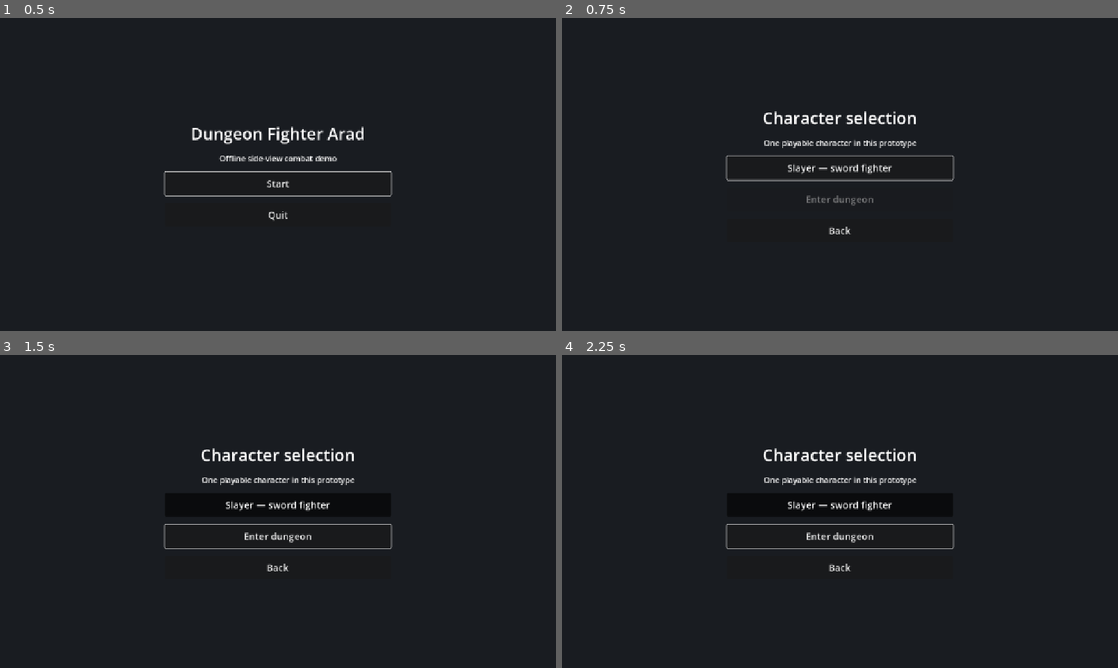
Above: before the commit, frames 1-4 (two rows, left to right).
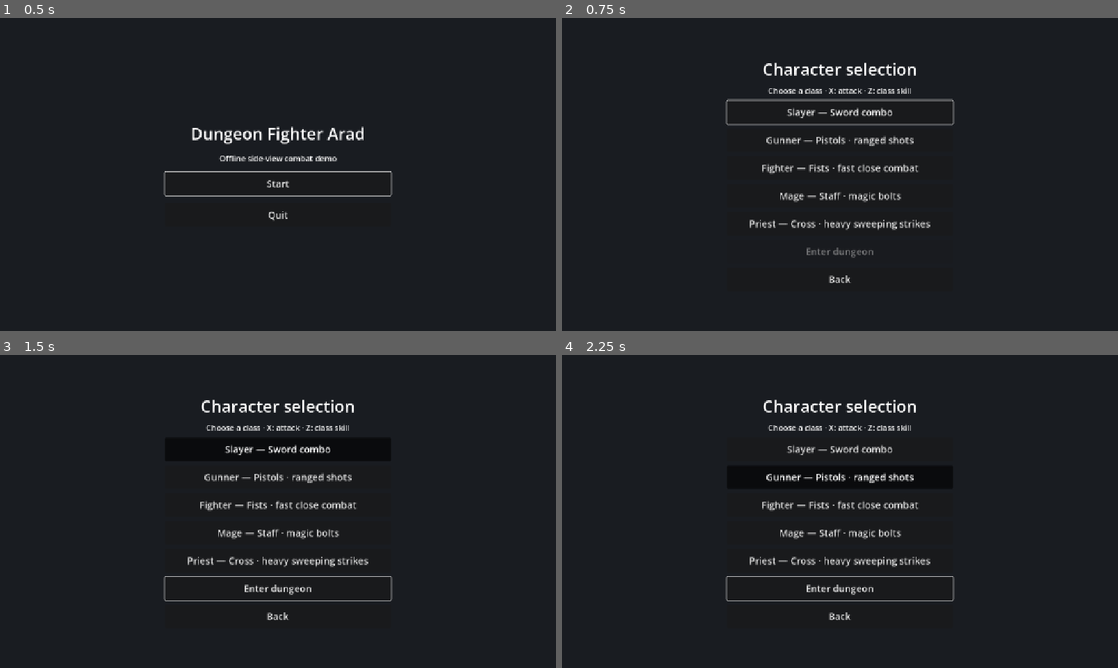
Above: after the commit, the same moments.

Repository: le0u0/DFA
Game: Godot game, scene res://scenes/main.tscn
The game is run twice, just before and just after one commit, with the same random seed, the same clock (stepped at 60 frames per second) and the same inputs.
Inputs (mouse positions are in pixels of both pictures, inside the frame that each line leads up to):
- Up to frame 1 (0.5 s): no input
- Up to frame 2 (0.75 s): click "Start" at 0.5 s
- Up to frame 3 (1.5 s): click "Slayer — sword fighter" (after the commit: "Slayer — Sword combo") at 1.25 s
- Up to frame 4 (2.25 s): click (840, 477) at 2 s, where only the run after the commit has a clickable "Gunner — Pistols · ranged sho…"

Frame 1 is identical in both runs. In frame 2, 4.7% of the frame differs, in the area x 29-71%, y 14-85%; in frame 3, 4.1%; in frame 4, 4.1%.

Commit message:
feat: add five playable base classes

Diff:
--- a/game/app.gd
+++ b/game/app.gd
@@ -7,7 +7,9 @@
 var health_label: Label
 var stats_label: Label
 var pause_panel: Control
+const CHARACTERS = [preload("res://game/characters/slayer.tres"), preload("res://game/characters/gunner.tres"), preload("res://game/characters/fighter.tres"), preload("res://game/characters/mage.tres"), preload("res://game/characters/priest.tres")]
 var selected := false
+var selected_character: DemoCharacter
 
 func _ready() -> void:
 	process_mode = Node.PROCESS_MODE_ALWAYS
@@ -87,19 +89,28 @@
 	_clear_arena()
 	screen = "selection"
 	selected = false
-	var box := _menu("Character selection", "One playable character in this prototype")
-	var fighter := _button(box, "Slayer — sword fighter", "SlayerButton", func() -> void: pass)
-	fighter.toggle_mode = true
+	selected_character = null
+	var box := _menu("Character selection", "Choose a class · X: attack · Z: class skill")
+	box.add_theme_constant_override("separation", 10)
+	var group := ButtonGroup.new()
+	var cards: Array[Button] = []
+	for definition: DemoCharacter in CHARACTERS:
+		var card := _button(box, definition.display_name + " — " + definition.description, definition.display_name + "Button", func() -> void: pass)
+		card.toggle_mode = true
+		card.button_group = group
+		cards.append(card)
 	var enter := _button(box, "Enter dungeon", "EnterButton", start_dungeon)
 	enter.disabled = true
-	fighter.pressed.connect(func() -> void:
-		selected = fighter.button_pressed
-		enter.disabled = not selected
-		if selected:
-			enter.grab_focus()
-	)
+	for index in range(cards.size()):
+		cards[index].pressed.connect(_select_character.bind(CHARACTERS[index], enter))
 	_button(box, "Back", "BackButton", show_main)
-	fighter.grab_focus()
+	cards[0].grab_focus()
+
+func _select_character(definition: DemoCharacter, enter: Button) -> void:
+	selected_character = definition
+	selected = true
+	enter.disabled = false
+	enter.grab_focus()
 
 func start_dungeon() -> void:
 	if not selected:
@@ -109,6 +120,7 @@
 	screen = "arena"
 	arena = Arena.new()
 	arena.name = "Dungeon"
+	arena.character = selected_character
 	arena.stats_changed.connect(_update_hud)
 	arena.player_defeated.connect(_on_defeated)
 	_build_hud()
@@ -146,12 +158,12 @@
 	controls.offset_left = 40
 	controls.offset_top = -56
 	controls.offset_right = -20
-	controls.text = "Arrows: move / double-tap: run   X: attack   Z: launcher   C: jump   Space: dodge"
+	controls.text = "Arrows: move / double-tap: run   X: attack   Z: %s   C: jump   Space: dodge" % selected_character.heavy_name
 	controls.add_theme_font_size_override("font_size", 18)
 	ui.add_child(controls)
 
 func _update_hud(health: int, hits: int, damage: int) -> void:
-	health_label.text = "Slayer HP: %d / 100     Goblin HP: ∞" % health
+	health_label.text = "%s HP: %d / 100     Goblin HP: ∞" % [selected_character.display_name, health]
 	stats_label.text = "Hits: %d     Total damage: %d" % [hits, damage]
 
 func pause_game() -> void:
--- a/game/arena.gd
+++ b/game/arena.gd
@@ -4,6 +4,8 @@
 signal stats_changed(health: int, hits: int, damage: int)
 signal player_defeated
 const Fighter := preload("res://game/fighter.gd")
+const Projectile := preload("res://game/projectile.gd")
+@export var character: DemoCharacter = preload("res://game/characters/slayer.tres")
 var player: DemoFighter
 var goblin: DemoFighter
 var hits := 0
@@ -16,6 +18,7 @@
 	player = Fighter.new()
 	player.name = "Player"
 	player.is_player = true
+	player.character = character
 	player.position = Vector2(400, 430)
 	add_child(player)
 	goblin = Fighter.new()
@@ -38,13 +41,38 @@
 
 func _on_strike(attacker: DemoFighter, damage: int, reach: float, launch: float) -> void:
 	var victim := goblin if attacker == player else player
+	var radial := attacker == player and attacker.attack_kind == &"heavy" and character.radial_heavy
+	if attacker == player and character.projectile_speed > 0 and not radial:
+		var shot := Projectile.new()
+		shot.name = "Projectile"
+		shot.add_to_group("player_projectiles")
+		shot.position = attacker.position + Vector2(attacker.facing * 18, 0)
+		shot.height = attacker.jump_height + 40
+		shot.direction = attacker.facing
+		shot.speed = character.projectile_speed
+		shot.remaining = reach
+		shot.damage = damage
+		shot.launch = launch
+		shot.tint = character.tint
+		shot.victim = victim
+		# Aim at a short target's body only when it occupies the firing lane.
+		var distance := (victim.position.x - shot.position.x) * shot.direction
+		if distance > 0 and absf(victim.position.y - shot.position.y) <= 34:
+			shot.vertical_speed = (victim.jump_height + 25 - shot.height) * shot.speed / maxf(40, distance)
+		shot.hit.connect(func(amount: int, direction: float, lift: float) -> void: _record_hit(victim, amount, direction, lift, true))
+		add_child(shot)
+		return
 	var offset := victim.position - attacker.position
 	var height_range := 125.0 if attacker.attack_kind == &"air" else 90.0
-	if offset.x * attacker.facing < -12 or offset.x * attacker.facing > reach or absf(offset.y) > 34 or absf(victim.jump_height - attacker.jump_height) > height_range:
+	var horizontal_hit := absf(offset.x) <= reach if radial else offset.x * attacker.facing >= -12 and offset.x * attacker.facing <= reach
+	if not horizontal_hit or absf(offset.y) > 34 or absf(victim.jump_height - attacker.jump_height) > height_range:
 		return
-	if not victim.take_hit(damage, attacker.facing, launch):
+	_record_hit(victim, damage, attacker.facing, launch, attacker == player)
+
+func _record_hit(victim: DemoFighter, damage: int, direction: float, launch: float, from_player: bool) -> void:
+	if not victim.take_hit(damage, direction, launch):
 		return
-	if attacker == player:
+	if from_player:
 		hits += 1
 		total_damage += damage
 	popups.append({"position": victim.position - Vector2(0, victim.jump_height + 75), "damage": damage, "life": 0.65, "player": victim == player})
--- /dev/null
+++ b/game/characters/character.gd
@@ -0,0 +1,19 @@
+extends Resource
+class_name DemoCharacter
+
+@export var display_name := "Slayer"
+@export var description := "Sword combo"
+@export var weapon := "sword"
+@export var tint := Color(0.38, 0.65, 0.95)
+@export var damage := 16
+@export var finisher_damage := 24
+@export var reach := 105.0
+@export var attack_duration := 0.28
+@export var heavy_name := "Upward Slash"
+@export var heavy_damage := 35
+@export var heavy_reach := 145.0
+@export var heavy_duration := 0.45
+@export var heavy_cooldown := 1.1
+@export var launch := 340.0
+@export var projectile_speed := 0.0
+@export var radial_heavy := false
--- /dev/null
+++ b/game/characters/fighter.tres
@@ -0,0 +1,20 @@
+[gd_resource type="Resource" script_class="DemoCharacter" load_steps=2 format=3]
+
+[ext_resource type="Script" path="res://game/characters/character.gd" id="1"]
+
+[resource]
+script = ExtResource("1")
+display_name = "Fighter"
+description = "Fists · fast close combat"
+weapon = "fists"
+tint = Color(0.95, 0.45, 0.35, 1)
+damage = 12
+finisher_damage = 18
+reach = 75.0
+attack_duration = 0.2
+heavy_name = "Uppercut"
+heavy_damage = 28
+heavy_reach = 95.0
+heavy_duration = 0.36
+heavy_cooldown = 0.9
+launch = 400.0
--- /dev/null
+++ b/game/characters/gunner.tres
@@ -0,0 +1,18 @@
+[gd_resource type="Resource" script_class="DemoCharacter" load_steps=2 format=3]
+
+[ext_resource type="Script" path="res://game/characters/character.gd" id="1"]
+
+[resource]
+script = ExtResource("1")
+display_name = "Gunner"
+description = "Pistols · ranged shots"
+weapon = "gun"
+tint = Color(0.95, 0.72, 0.3, 1)
+damage = 14
+finisher_damage = 22
+reach = 700.0
+attack_duration = 0.25
+heavy_name = "Rising Shot"
+heavy_reach = 900.0
+heavy_duration = 0.4
+projectile_speed = 850.0
--- /dev/null
+++ b/game/characters/mage.tres
@@ -0,0 +1,22 @@
+[gd_resource type="Resource" script_class="DemoCharacter" load_steps=2 format=3]
+
+[ext_resource type="Script" path="res://game/characters/character.gd" id="1"]
+
+[resource]
+script = ExtResource("1")
+display_name = "Mage"
+description = "Staff · magic bolts"
+weapon = "staff"
+tint = Color(0.75, 0.5, 0.95, 1)
+damage = 18
+finisher_damage = 26
+reach = 600.0
+attack_duration = 0.34
+heavy_name = "Flame Burst"
+heavy_damage = 40
+heavy_reach = 160.0
+heavy_duration = 0.55
+heavy_cooldown = 1.6
+launch = 230.0
+projectile_speed = 470.0
+radial_heavy = true
--- /dev/null
+++ b/game/characters/priest.tres
@@ -0,0 +1,21 @@
+[gd_resource type="Resource" script_class="DemoCharacter" load_steps=2 format=3]
+
+[ext_resource type="Script" path="res://game/characters/character.gd" id="1"]
+
+[resource]
+script = ExtResource("1")
+display_name = "Priest"
+description = "Cross · heavy sweeping strikes"
+weapon = "cross"
+tint = Color(0.95, 0.88, 0.63, 1)
+damage = 24
+finisher_damage = 32
+reach = 145.0
+attack_duration = 0.4
+heavy_name = "Smite"
+heavy_damage = 50
+heavy_reach = 180.0
+heavy_duration = 0.62
+heavy_cooldown = 1.5
+launch = 210.0
+radial_heavy = true
--- /dev/null
+++ b/game/characters/slayer.tres
@@ -0,0 +1,6 @@
+[gd_resource type="Resource" script_class="DemoCharacter" load_steps=2 format=3]
+
+[ext_resource type="Script" path="res://game/characters/character.gd" id="1"]
+
+[resource]
+script = ExtResource("1")
--- a/game/fighter.gd
+++ b/game/fighter.gd
@@ -6,6 +6,7 @@
 signal defeated
 
 const FLOOR_BOUNDS := Rect2(80, 235, 1120, 400)
+@export var character: DemoCharacter = preload("res://game/characters/slayer.tres")
 var is_player := false
 var immortal := false
 var ai_enabled := true
@@ -77,9 +78,9 @@
 		attack_elapsed += delta
 		if attack_elapsed >= strike_time and not strike_fired:
 			strike_fired = true
-			var damage := 8 if not is_player else 35 if attack_kind == &"heavy" else 24 if combo == 3 else 16
-			var reach := 145.0 if attack_kind == &"heavy" else 125.0 if attack_kind == &"dash" else 105.0
-			var launch := 340.0 if attack_kind == &"heavy" else 130.0 if combo == 3 else 0.0
+			var damage := 8 if not is_player else character.heavy_damage if attack_kind == &"heavy" else character.finisher_damage if combo == 3 else character.damage
+			var reach := character.heavy_reach if is_player and attack_kind == &"heavy" else character.reach + (20.0 if attack_kind == &"dash" else 0.0) if is_player else 105.0
+			var launch := character.launch if attack_kind == &"heavy" else 130.0 if combo == 3 else 0.0
 			strike.emit(self, damage, reach, launch)
 		if attack_kind == &"dash":
 			velocity.x = facing * 340.0
@@ -122,14 +123,14 @@
 			invulnerability = maxf(invulnerability, 0.22)
 		if heavy_buffer > 0 and heavy_cooldown == 0 and jump_height == 0:
 			heavy_buffer = 0
-			heavy_cooldown = 1.1
-			begin_attack(&"heavy", 0.45, 0.15)
+			heavy_cooldown = character.heavy_cooldown
+			begin_attack(&"heavy", character.heavy_duration, character.heavy_duration / 3.0)
 		elif attack_buffer > 0 or Input.is_action_pressed(&"attack"):
 			attack_buffer = 0
 			combo = combo % 3 + 1 if combo_timeout > 0 else 1
 			combo_timeout = 0.65
 			var kind: StringName = &"air" if jump_height > 0 else &"dash" if dash_remaining > 0 or running else &"basic"
-			begin_attack(kind, 0.28, 0.09)
+			begin_attack(kind, character.attack_duration, character.attack_duration / 3.0)
 
 func _enemy_input() -> void:
 	if not is_instance_valid(target) or target.health <= 0 or stun > 0 or jump_height > 0 or attack_kind != &"":
@@ -179,7 +180,7 @@
 func _draw() -> void:
 	draw_ellipse_shadow()
 	var feet := Vector2(0, -jump_height)
-	var color := Color(0.38, 0.65, 0.95) if is_player else Color(0.43, 0.75, 0.35)
+	var color := character.tint if is_player else Color(0.43, 0.75, 0.35)
 	if flash > 0:
 		color = Color.WHITE
 	if is_player and invulnerability > 0 and int(Time.get_ticks_msec() / 70) % 2 == 0:
@@ -199,12 +200,29 @@
 		var progress := clampf(attack_elapsed / attack_duration, 0, 1)
 		var angle := lerpf(-1.5, 1.2, progress)
 		weapon_end = hand + Vector2(facing * cos(angle) * 65, sin(angle) * 65)
-		if strike_fired and is_player:
+		if strike_fired and is_player and character.projectile_speed == 0:
 			draw_arc(hand, 75, -1.2 if facing > 0 else PI - 1.2, 1.2 if facing > 0 else PI + 1.2, 16, Color(1, 0.85, 0.35, 0.7), 4)
+		if strike_fired and is_player and attack_kind == &"heavy" and character.radial_heavy:
+			draw_arc(feet + Vector2(0, -25), character.heavy_reach, 0, TAU, 40, character.tint, 4)
 		if not is_player and not strike_fired:
 			draw_arc(feet + Vector2(0, -24), 48, 0, TAU, 24, Color(1, 0.3, 0.25), 3)
-	draw_line(hand, weapon_end, Color(0.85, 0.87, 0.9) if is_player else Color(0.65, 0.43, 0.25), 5)
-	draw_string(ThemeDB.fallback_font, feet + Vector2(-22, -body_height - 34), "SLAYER" if is_player else "GOBLIN ∞", HORIZONTAL_ALIGNMENT_LEFT, -1, 15, Color.WHITE)
+	if is_player and character.weapon == "gun":
+		weapon_end = hand + Vector2(facing * 37, 0)
+		draw_line(hand, weapon_end, Color.GRAY, 9)
+		draw_line(hand, hand + Vector2(0, 13), Color.GRAY, 6)
+	elif is_player and character.weapon == "fists":
+		draw_circle(hand + Vector2(facing * (35 if attack_kind != &"" else 7), 0), 11, character.tint.lightened(0.3))
+	elif is_player and character.weapon == "staff":
+		weapon_end = hand + Vector2(facing * 24, -45)
+		draw_line(hand + Vector2(-facing * 10, 25), weapon_end, Color.SADDLE_BROWN, 6)
+		draw_circle(weapon_end, 10, character.tint.lightened(0.3))
+	else:
+		if is_player and character.weapon == "cross":
+			var axis := (weapon_end - hand).normalized()
+			var perpendicular := Vector2(-axis.y, axis.x) * 19
+			draw_line(weapon_end - axis * 18 - perpendicular, weapon_end - axis * 18 + perpendicular, Color.GOLDENROD, 10)
+		draw_line(hand, weapon_end, Color(0.85, 0.87, 0.9) if is_player else Color(0.65, 0.43, 0.25), 5)
+	draw_string(ThemeDB.fallback_font, feet + Vector2(-22, -body_height - 34), character.display_name.to_upper() if is_player else "GOBLIN ∞", HORIZONTAL_ALIGNMENT_LEFT, -1, 15, Color.WHITE)
 
 func draw_ellipse_shadow() -> void:
 	draw_set_transform(Vector2.ZERO, 0, Vector2(1, 0.35))
--- /dev/null
+++ b/game/projectile.gd
@@ -0,0 +1,32 @@
+extends Node2D
+
+signal hit(damage: int, direction: float, launch: float)
+var victim: DemoFighter
+var direction := 1.0
+var speed := 850.0
+var remaining := 700.0
+var height := 40.0
+var vertical_speed := 0.0
+var damage := 14
+var launch := 0.0
+var tint := Color.GOLD
+
+func _physics_process(delta: float) -> void:
+	var travel := minf(speed * delta, remaining)
+	var previous_x := position.x
+	position.x += direction * travel
+	height += vertical_speed * delta
+	remaining -= travel
+	if is_instance_valid(victim) and victim.health > 0:
+		var crossed := victim.position.x >= minf(previous_x, position.x) - 16 and victim.position.x <= maxf(previous_x, position.x) + 16
+		if crossed and absf(position.y - victim.position.y) <= 34 and absf(height - victim.jump_height - 30) <= 30:
+			hit.emit(damage, direction, launch)
+			queue_free()
+			return
+	if remaining <= 0 or height < 0:
+		queue_free()
+	queue_redraw()
+
+func _draw() -> void:
+	draw_line(Vector2(-direction * 14, -height), Vector2(0, -height), tint, 5)
+	draw_circle(Vector2(0, -height), 5, tint.lightened(0.3))
Not shown, added: game/characters/character.gd.uid
Not shown, added: game/projectile.gd.uid
